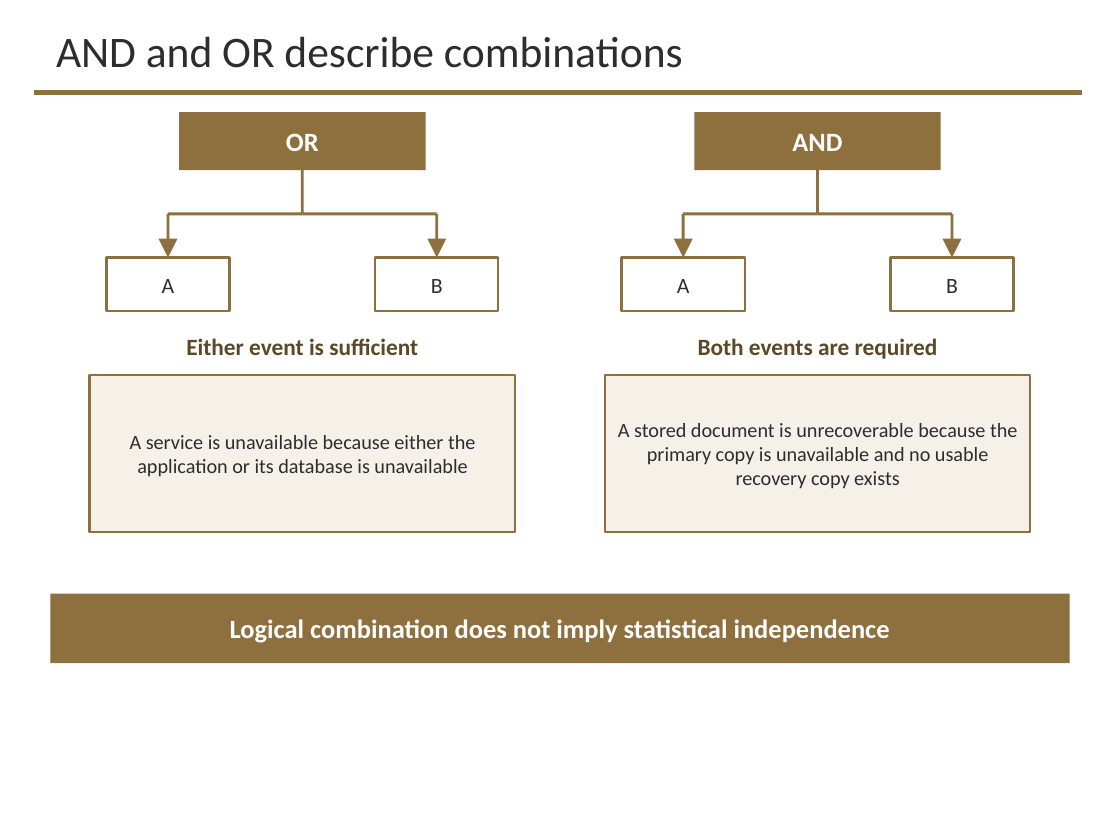
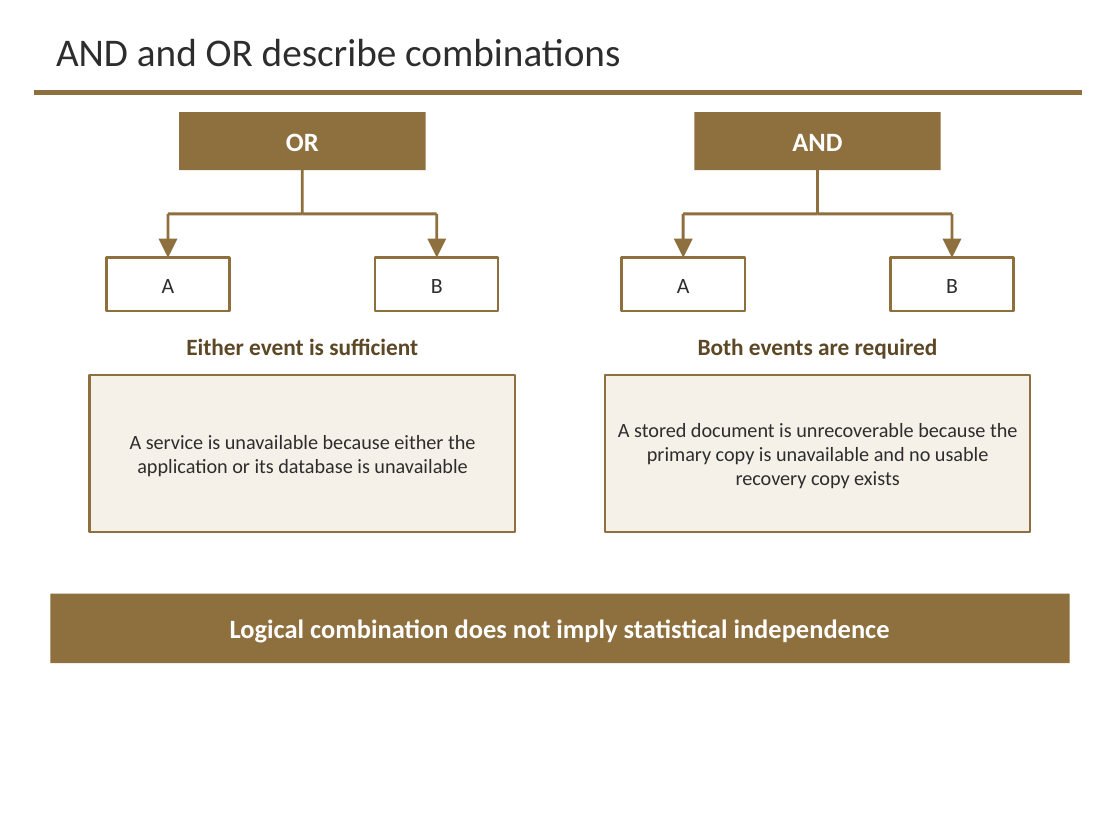
Before and after one commit to davisjam/model-based-agentic-software-engineering, a slide deck: slide 14 of course/lectures/act-3-software-in-the-world/04-performance-and-reliability/3-4-Performance-and-Reliability-2-Reliability-Engineering.pptx (slide 11 before the commit). Drawn at 1120x840 pixels with LibreOffice and Linux fonts; fonts in the diff are those of the drawing; background and template pictures are left out. Boxes give left, top, right and bottom in pixels: in the first picture for what was removed or moved away, otherwise in the second. Text is boxed around its words. In the diff, an @@ line names an element or a change of style, - is before the commit and + after.

```diff
--- a/course/lectures/act-3-software-in-the-world/04-performance-and-reliability/3-4-Performance-and-Reliability-2-Reliability-Engineering.pptx
+++ b/course/lectures/act-3-software-in-the-world/04-performance-and-reliability/3-4-Performance-and-Reliability-2-Reliability-Engineering.pptx
@@ title "AND and OR describe combinations" at <box>56,38,620,67</box>: size 28 to 25.2 pt @@
```
Also in this commit, not shown: 22 other slides changed, 9 slides added, 3 slides removed, 2 other files.
